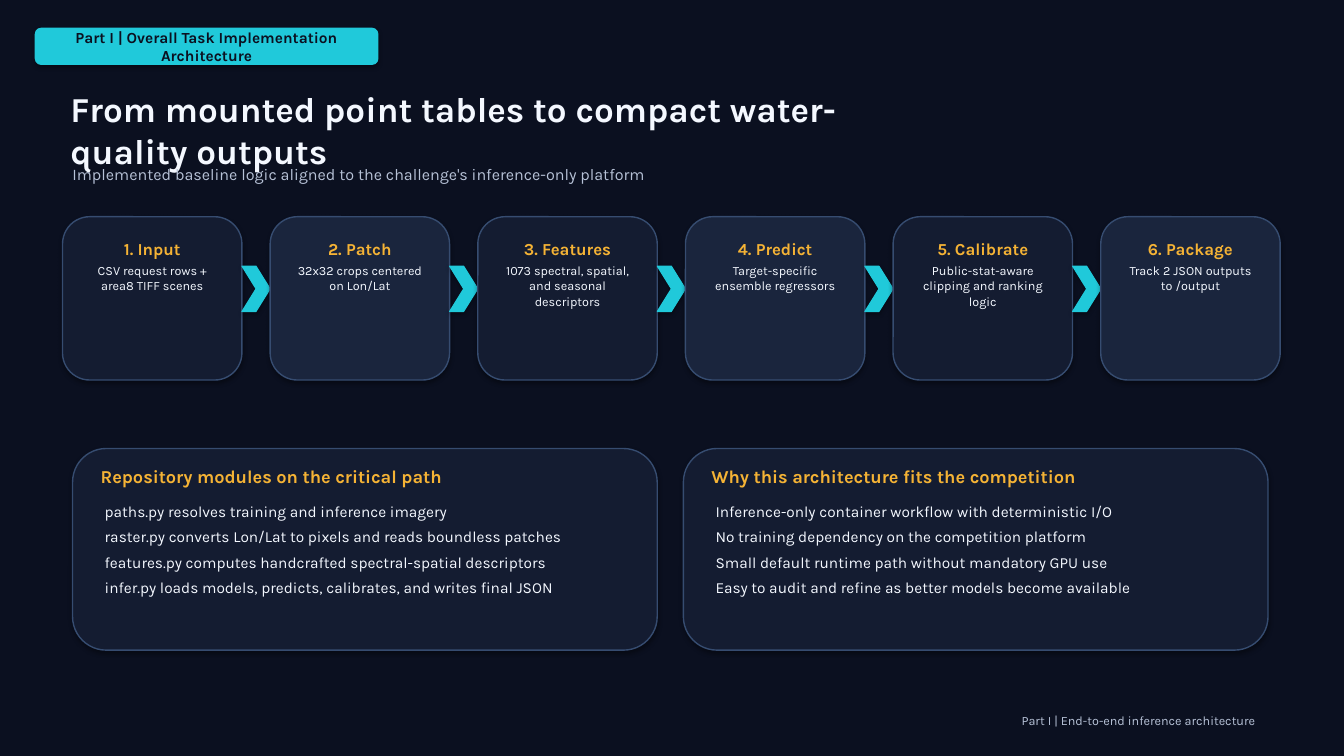
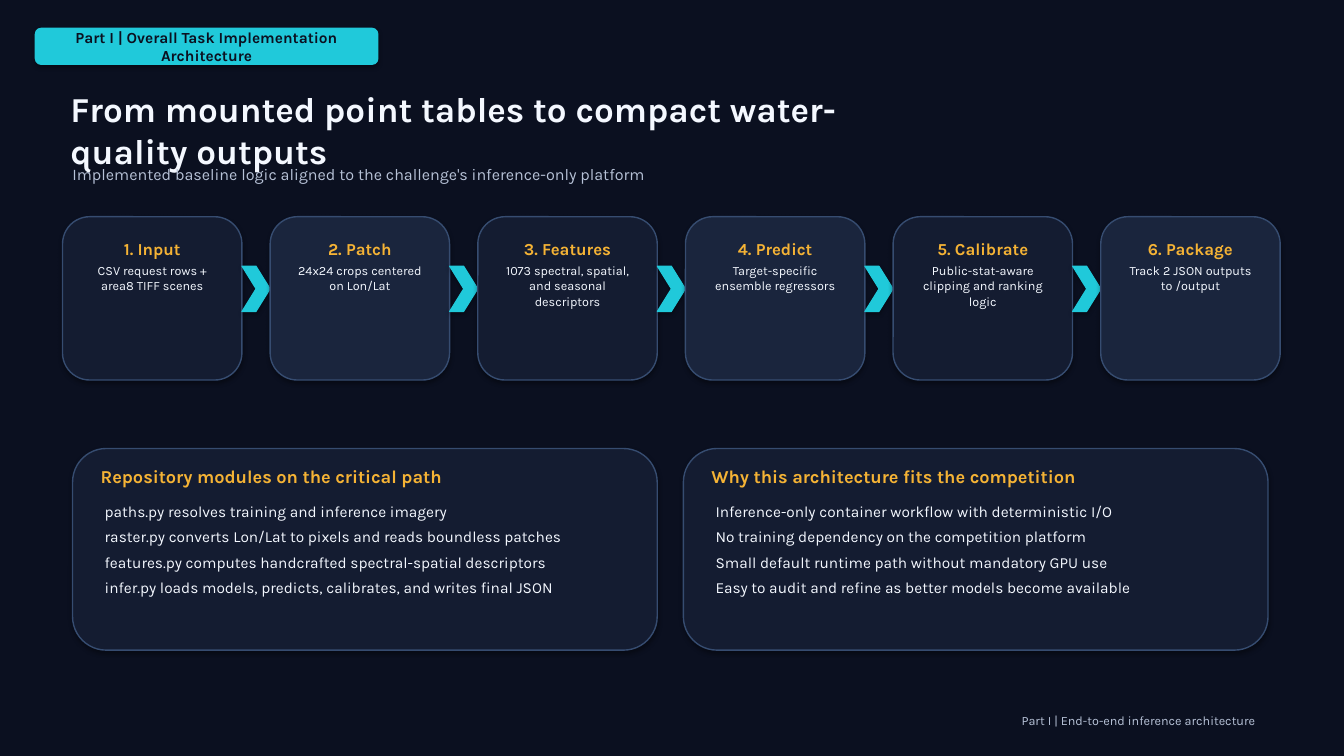
Before and after one commit to BrownAssassin/HydroSat-Systems-Finals, a slide deck: slide 2 of Hydro Sat Systems_Arv Bali_baliarv21@gmail.com/hydrosat_best_technical_proposal.pptx. Drawn at 1344x756 pixels with LibreOffice and Linux fonts; fonts in the diff are those of the drawing. Boxes give left, top, right and bottom in pixels: in the first picture for what was removed or moved away, otherwise in the second. Text is boxed around its words. In the diff, an @@ line names an element or a change of style, - is before the commit and + after.

```diff
--- a/Hydro Sat Systems_Arv Bali_baliarv21@gmail.com/hydrosat_best_technical_proposal.pptx
+++ b/Hydro Sat Systems_Arv Bali_baliarv21@gmail.com/hydrosat_best_technical_proposal.pptx
@@ text at (298, 266, 421, 291): text changed @@
-32x32 crops centered on Lon/Lat
+24x24 crops centered on Lon/Lat
```
Also in this commit, not shown: 3 other slides changed, 16 other files.
